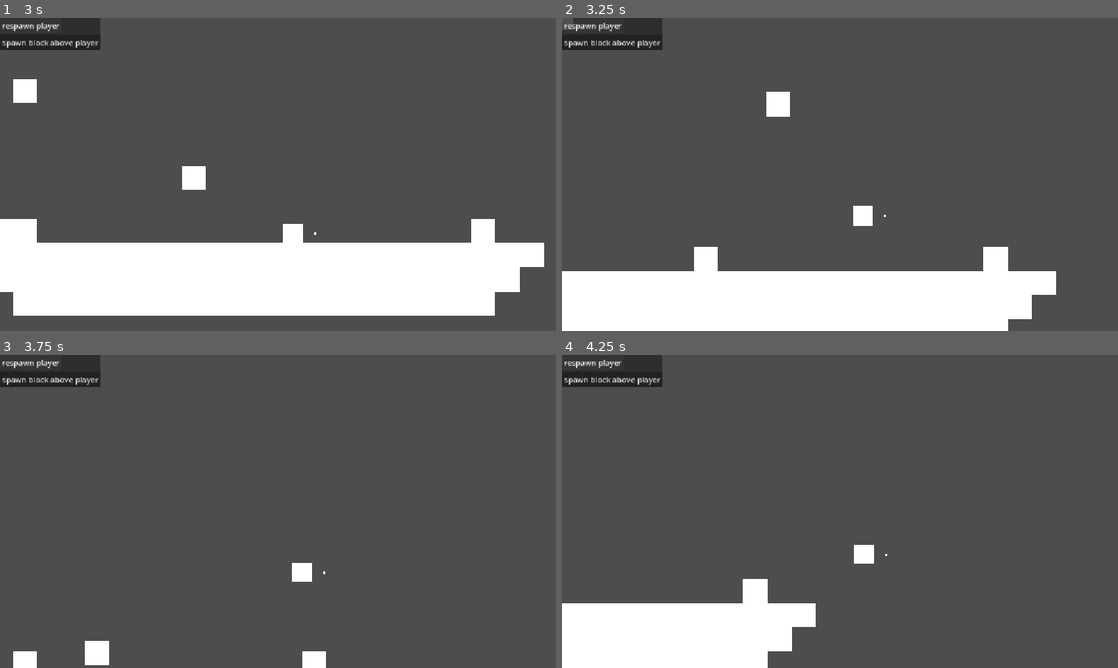
Above: before the commit, frames 1-4 (two rows, left to right).
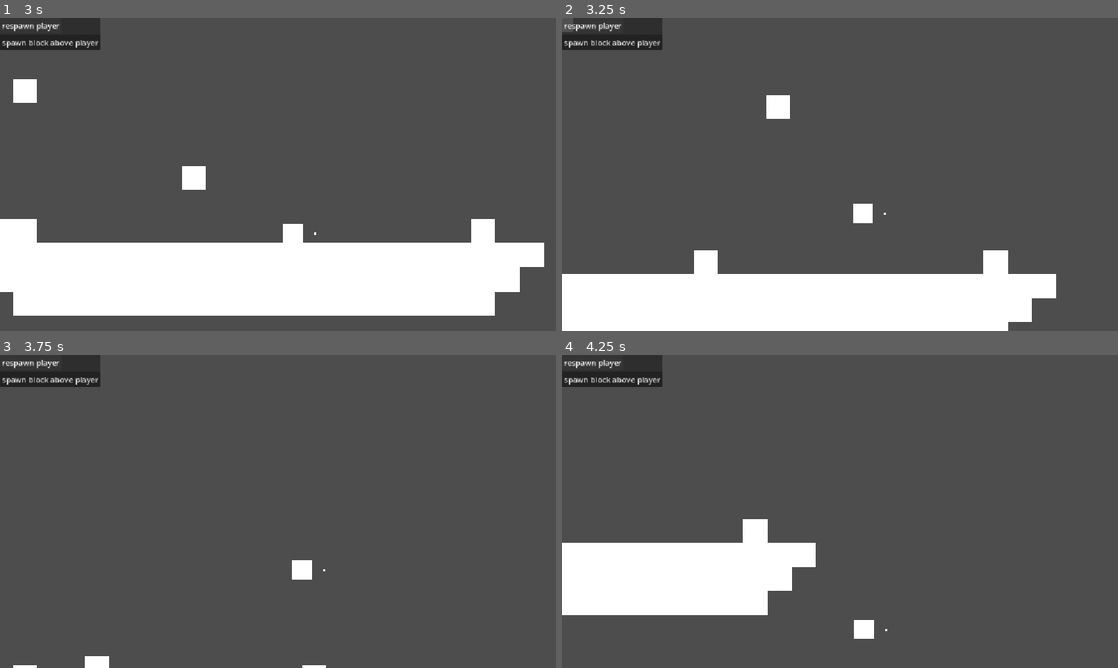
Above: after the commit, the same moments.

Repository: itsMapleLeaf/falling-box
Game: Godot game, scene res://game/main.tscn
The game is run twice, just before and just after one commit, with the same random seed, the same clock (stepped at 60 frames per second) and the same inputs.
Inputs:
- Up to frame 1 (3 s): click "respawn player" at 0.5 s; click "respawn player" at 1.25 s; click "respawn player" at 2 s; tap Enter at 2.75 s; hold Right (move_right) from 2.78 s (still down); hold Z (grab) from 2.78 s (still down)
- Up to frame 2 (3.25 s): keep holding Right (move_right); keep holding Z (grab); tap Up (jump) at 3.02, 3.05 s
- Up to frame 3 (3.75 s): keep holding Right (move_right); tap Up (jump) at 3.32, 3.6 s; release Z (grab) at 3.53 s
- Up to frame 4 (4.25 s): keep holding Right (move_right); tap Up (jump) at 3.77, 4.07 s; tap Z (grab) at 3.8 s

Frame 1 is identical in both runs. In frame 2, 1.0% of the frame differs, in the area x 0-89%, y 3-98%; in frame 3, 0.7%; in frame 4, 16%, in the area x 0-59%, y 52-100%.

Commit message:
grabbing/holding blocks

Diff:
--- a/game/player.gd
+++ b/game/player.gd
@@ -3,13 +3,23 @@
 const MOVE_SPEED = 500.0
 const MOVE_ACCEL = 10.0
 const GRAVITY = 2500.0
-const JUMP_STRENGTH = 700.0
+const JUMP_STRENGTH = 750.0
+const HELD_BLOCK_INTERPOLATION_STIFFNESS = 20.0
 
 var jumps := 2
 var facing := 1
+var holding := false
 
-@onready var facing_dot: MeshInstance2D = $FacingDot
-@onready var facing_dot_distance := facing_dot.position.x - position.x
+@onready var facing_dot: MeshInstance2D = %FacingDot
+@onready var facing_dot_offset := facing_dot.position - position
+
+@onready var held_block: MeshInstance2D = %HeldBlock
+@onready var held_block_offset := held_block.position - position
+
+# we don't want the held block position to be fixed with the parent,
+# but to move as if it's still in the global environment, and we're "dragging" it along,
+# so we manually track and apply an interpolated global position to accomplish that
+@onready var held_block_target_global_position := held_block.global_position
 
 
 func _ready() -> void:
@@ -19,16 +29,43 @@
 func _unhandled_key_input(event: InputEvent) -> void:
 	if event.is_action_pressed("move_left"):
 		facing = -1
-		facing_dot.position = facing_dot_distance * Vector2.LEFT
+		facing_dot.position = -facing_dot_offset
 
 	if event.is_action_pressed("move_right"):
 		facing = 1
-		facing_dot.position = facing_dot_distance * Vector2.RIGHT
+		facing_dot.position = facing_dot_offset
+
+	if event.is_action_pressed("grab") and not holding:
+		var query := PhysicsPointQueryParameters2D.new()
+		query.position = facing_dot.global_position
+
+		var results := get_world_2d().direct_space_state.intersect_point(query, 32)
+		for result in results:
+			var block := result['collider'] as FallingBlock
+			if block:
+				holding = true
+				facing_dot.visible = false
+				held_block.visible = true
+				held_block.global_position = block.global_position
+				held_block_target_global_position = held_block.global_position
+				block.queue_free()
+				break
+
+	if event.is_action_released("grab") and holding:
+		holding = false
+		facing_dot.visible = true
+		held_block.visible = false
 
 
 func _physics_process(delta: float) -> void:
 	velocity += GRAVITY * Vector2.DOWN * delta
 
+	_handle_jumping()
+	_move_colliding(delta)
+	_reposition_held_block(delta)
+
+
+func _handle_jumping():
 	# intentionally allows jumping twice after walking off a ledge - more fun this way!
 	if is_on_floor():
 		jumps = 2
@@ -37,6 +74,8 @@
 		velocity.y = -JUMP_STRENGTH
 		jumps -= 1
 
+
+func _move_colliding(delta: float):
 	velocity.x = lerpf(
 			velocity.x,
 			Input.get_axis("move_left", "move_right") * MOVE_SPEED,
@@ -60,3 +99,12 @@
 
 		if has_top_collision and has_bottom_collision:
 			print("death")
+
+
+func _reposition_held_block(delta: float):
+	if holding:
+		held_block_target_global_position = held_block_target_global_position.lerp(
+				global_position + held_block_offset * facing,
+				clampf(delta * HELD_BLOCK_INTERPOLATION_STIFFNESS, 0, 1),
+		)
+		held_block.global_position = held_block_target_global_position
--- a/game/player.tscn
+++ b/game/player.tscn
@@ -11,16 +11,28 @@
 [sub_resource type="RectangleShape2D" id="RectangleShape2D_yf5fn"]
 size = Vector2(40, 40)
 
+[sub_resource type="QuadMesh" id="QuadMesh_vqo22"]
+size = Vector2(50, 50)
+
 [node name="Player" type="CharacterBody2D" unique_id=1227805615]
 collision_mask = 14
 script = ExtResource("1_dadds")
 
 [node name="FacingDot" type="MeshInstance2D" parent="." unique_id=282419734]
+unique_name_in_owner = true
 position = Vector2(45, 0)
 mesh = SubResource("QuadMesh_5a5w3")
 
 [node name="Body" type="MeshInstance2D" parent="." unique_id=692973737]
+unique_name_in_owner = true
 mesh = SubResource("QuadMesh_dadds")
 
 [node name="CollisionShape2D" type="CollisionShape2D" parent="." unique_id=161440801]
+unique_name_in_owner = true
 shape = SubResource("RectangleShape2D_yf5fn")
+
+[node name="HeldBlock" type="MeshInstance2D" parent="." unique_id=1839589527]
+unique_name_in_owner = true
+visible = false
+position = Vector2(57, 0)
+mesh = SubResource("QuadMesh_vqo22")
